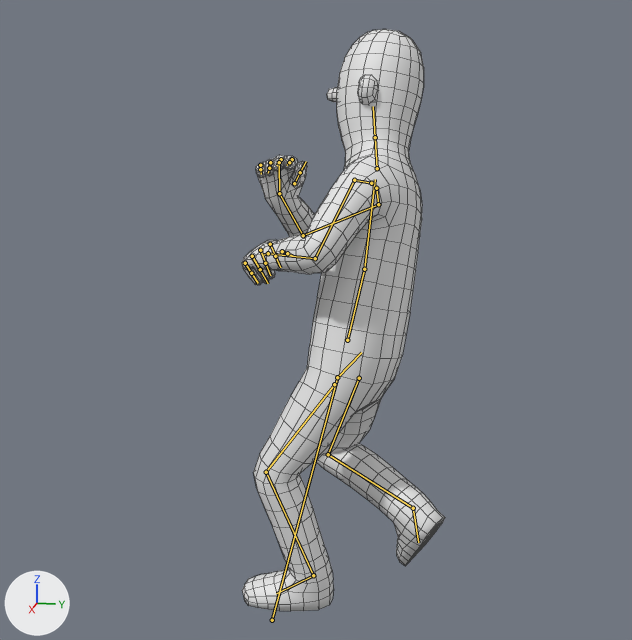
The FBX model Content/Characters/Creative_Characters_FREE/Animations/mixamo/Combat/Side Kick.fbx: old version first, new version second.
Both versions are drawn from a 50 mm lens placed at (2.501, 0.175, 1.479), pointed at (-0.019, -0.328, 0.849). Lighting does not change. The marker at lower left points along +X, +Y and +Z. The first picture is the older version. Both versions are drawn at frame 41 of the action 'mixamo.com'; the numbers are the values there. The bones that change, and the others that lie on the model, are drawn over the model as lines. Mesh edges are drawn as thin lines.

Objects in the first picture: 'Body_010'.
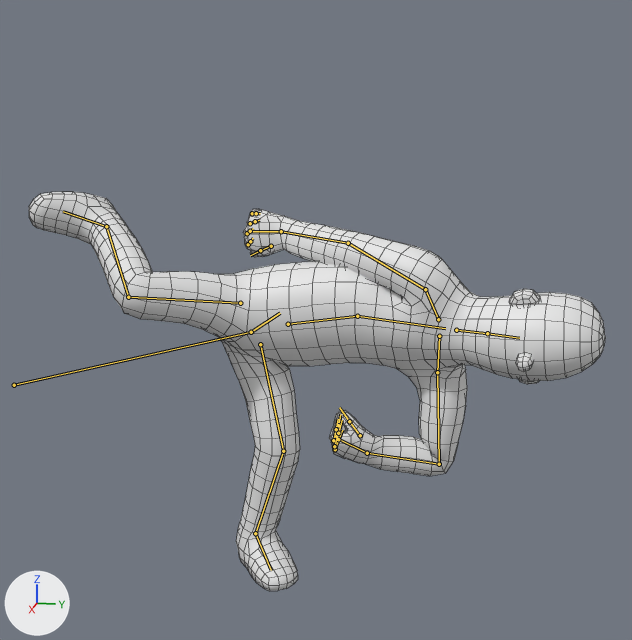
The change in detail:
Bone 'Root' (bone_root) moves from (0.15, -0.073, 0.433) to (0.073, 0.611, 1.292).
Bone 'Root' (bone_root) turns from (-14, -12, 11) to (-103, 9, -126) degrees about its own x, y and z.
Bone 'LeftUpLeg' (bone_leftupleg) turns from (3, -15, -18) to (41, 22, -68) degrees about its own x, y and z.
Bone 'LeftLeg' (bone_leftleg) turns from (-6, 5, 46) to (11, 7, 34) degrees about its own x, y and z.
Bone 'LeftFoot' (bone_leftfoot) turns from (16, 3, 2) to (15, 18, -7) degrees about its own x, y and z.
Bone 'Spine' (bone_spine) turns from (5, 2, 2) to (8, -2, -3) degrees about its own x, y and z.
Bone 'Spine1' (bone_spine1) turns from (9, 3, 6) to (17, -4, -5) degrees about its own x, y and z.
Bone 'Neck' (bone_neck) turns from (-3, 0, -3) to (-6, -9, 9) degrees about its own x, y and z.
Bone 'LeftShoulder' (bone_leftshoulder) turns from (-1, 3, -8) to (6, 5, -12) degrees about its own x, y and z.
Bone 'LeftArm' (bone_leftarm) turns from (-27, 14, -22) to (49, 50, 18) degrees about its own x, y and z.
Bone 'LeftHand' (bone_lefthand) turns from (18, 23, 5) to (25, -38, -13) degrees about its own x, y and z.
Bone 'RightArm' (bone_rightarm) turns from (-1, -7, 68) to (-58, -29, 13) degrees about its own x, y and z.
Bone 'RightForeArm' (bone_rightforearm) turns from (91, -1, -3) to (2, 0, -3) degrees about its own x, y and z.
Bone 'RightHand' (bone_righthand) turns from (26, 9, -44) to (24, -30, -37) degrees about its own x, y and z.
Bone 'RightUpLeg' (bone_rightupleg) turns from (24, 14, 15) to (37, 9, 18) degrees about its own x, y and z.
Bone 'RightLeg' (bone_rightleg) turns from (4, 9, -92) to (11, 0, -77) degrees about its own x, y and z.
Bone 'RightFoot' (bone_rightfoot) turns from (17, -3, -5) to (2, -6, -2) degrees about its own x, y and z.

What differs and where, as boxes (x1, y1, x2, y2) in the pictures (632 x 640 px):
'Body_010', posed (183% wider, 31% shorter): before (242, 29, 445, 611); after (29, 192, 605, 591)
bone 'Root', root to tip: before (272, 620) to (337, 377); after (14, 385) to (251, 332)
bone 'LeftUpLeg', root to tip: before (334, 384) to (266, 472); after (260, 344) to (283, 451)
bone 'LeftLeg', root to tip: before (266, 472) to (313, 575); after (283, 451) to (255, 533)
bone 'LeftFoot', root to tip: before (313, 575) to (276, 593); after (255, 533) to (271, 570)
bone 'Spine', root to tip: before (347, 340) to (364, 269); after (288, 324) to (357, 316)
bone 'Spine1', root to tip: before (364, 269) to (375, 179); after (357, 316) to (445, 328)
bone 'Neck', root to tip: before (377, 168) to (375, 137); after (456, 330) to (487, 333)
bone 'LeftShoulder', root to tip: before (371, 183) to (354, 180); after (439, 336) to (437, 372)
bone 'LeftArm', root to tip: before (354, 180) to (315, 258); after (437, 372) to (439, 464)
bone 'LeftHand', root to tip: before (268, 253) to (262, 255); after (367, 453) to (337, 438)
bone 'RightArm', root to tip: before (378, 204) to (303, 235); after (425, 289) to (348, 243)
bone 'RightForeArm', root to tip: before (303, 235) to (279, 193); after (348, 243) to (281, 231)
bone 'RightHand', root to tip: before (279, 193) to (279, 163); after (281, 231) to (251, 231)
bone 'RightUpLeg', root to tip: before (359, 378) to (328, 454); after (240, 303) to (128, 297)
bone 'RightLeg', root to tip: before (328, 454) to (413, 508); after (128, 297) to (106, 226)
bone 'RightFoot', root to tip: before (413, 508) to (418, 542); after (106, 226) to (63, 211)
